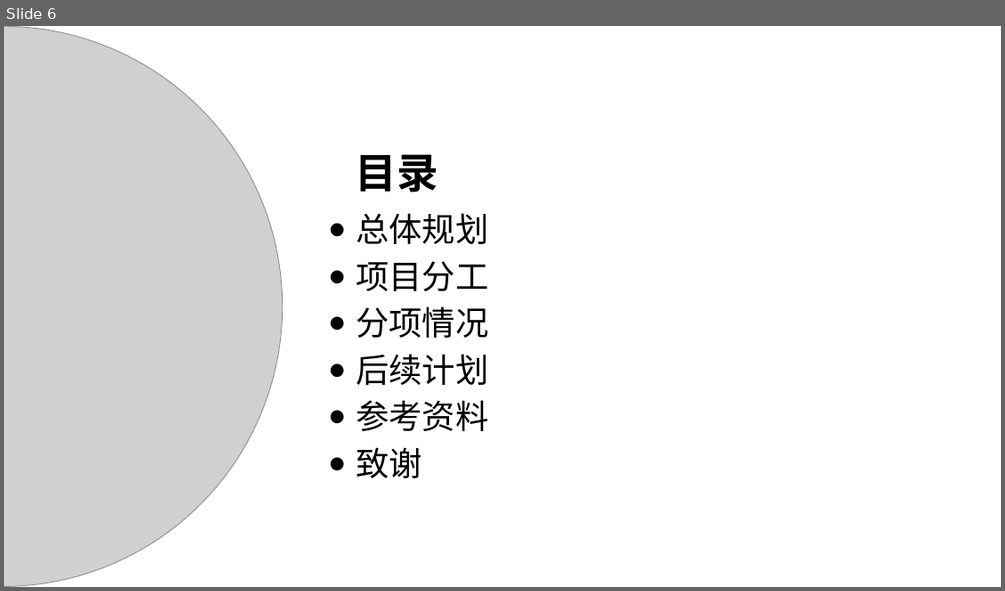
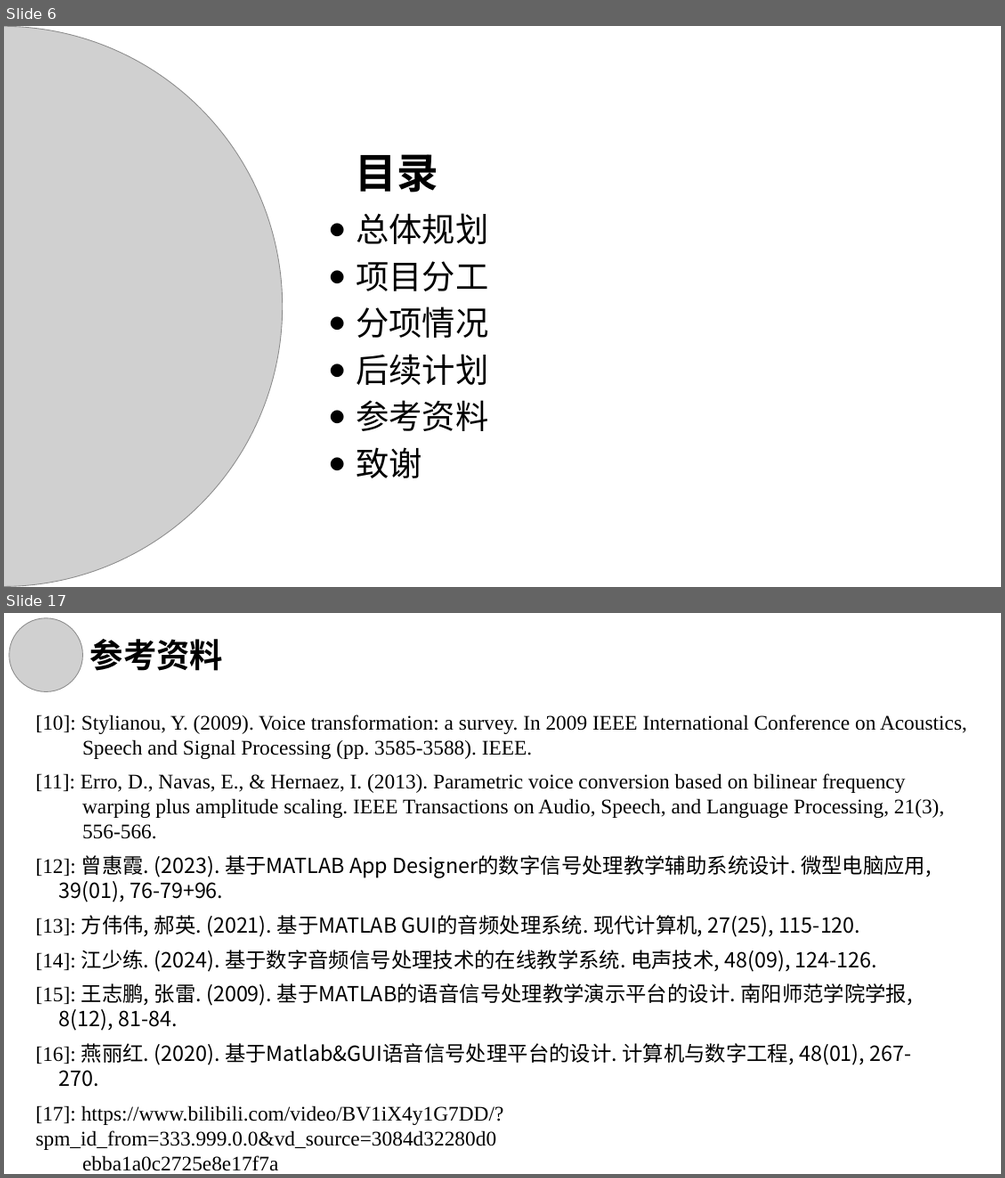
Before and after one commit to hance0601/dsp_proj, a slide deck: 开题报告.pptx. Shown one above the other, each under a label of ours: slide 6 before the commit, slides 6 and 17 after it; the slides between them are not shown. The pictures are 1005x591 and 1005x1178 pixels, drawn with LibreOffice and Linux fonts; fonts in the diff are those of the drawing; grey boxes stand for pictures. Boxes give left, top, right and bottom in pixels: in the first picture for what was removed or moved away, otherwise in the second. Text is boxed around its words. In the diff, an @@ line names an element or a change of style, - is before the commit and + after.

```diff
--- a/开题报告.pptx
+++ b/开题报告.pptx
@@ slide 17 added at <box>4,613,1001,1174</box>, background #FFFFFF @@
@@ picture added at <box>9,618,82,691</box> @@
@@ text added at <box>90,639,223,671</box>, 32 pt, text #000000, bold @@
+参考资料
@@ text added at <box>36,714,967,759</box>, 20 pt, text #000000 @@
+[10]: Stylianou, Y. (2009). Voice transformation: a survey. In 2009 IEEE International Conference on Acoustics,
+Speech and Signal Processing (pp. 3585-3588). IEEE.
@@ text added at <box>36,773,944,839</box>, 20 pt, text #000000 @@
+[11]: Erro, D., Navas, E., & Hernaez, I. (2013). Parametric voice conversion based on bilinear frequency
+warping plus amplitude scaling. IEEE Transactions on Audio, Speech, and Language Processing, 21(3),
+556-566.
@@ text added at <box>36,855,931,902</box>, 20 pt, text #000000 @@
+[12]: 曾惠霞. (2023). 基于MATLAB App Designer的数字信号处理教学辅助系统设计. 微型电脑应用,
+39(01), 76-79+96.
@@ text added at <box>36,915,860,937</box>, 20 pt, text #000000 @@
+[13]: 方伟伟, 郝英. (2021). 基于MATLAB GUI的音频处理系统. 现代计算机, 27(25), 115-120.
@@ text added at <box>36,949,877,972</box>, 20 pt, text #000000 @@
+[14]: 江少练. (2024). 基于数字音频信号处理技术的在线教学系统. 电声技术, 48(09), 124-126.
@@ text added at <box>36,983,913,1030</box>, 20 pt, text #000000 @@
+[15]: 王志鹏, 张雷. (2009). 基于MATLAB的语音信号处理教学演示平台的设计. 南阳师范学院学报,
+8(12), 81-84.
@@ text added at <box>36,1043,912,1086</box>, 20 pt, text #000000 @@
+[16]: 燕丽红. (2020). 基于Matlab&GUI语音信号处理平台的设计. 计算机与数字工程, 48(01), 267-
+270.
@@ text added at <box>36,1105,504,1150</box>, 20 pt, text #000000 @@
+[17]: https://www.bilibili.com/video/BV1iX4y1G7DD/?spm_id_from=333.999.0.0&vd_source=3084d32280d0
+ebba1a0c2725e8e17f7a
```
Also in this commit, not shown: 3 slides changed, 11 other slides added, 3 other files.
